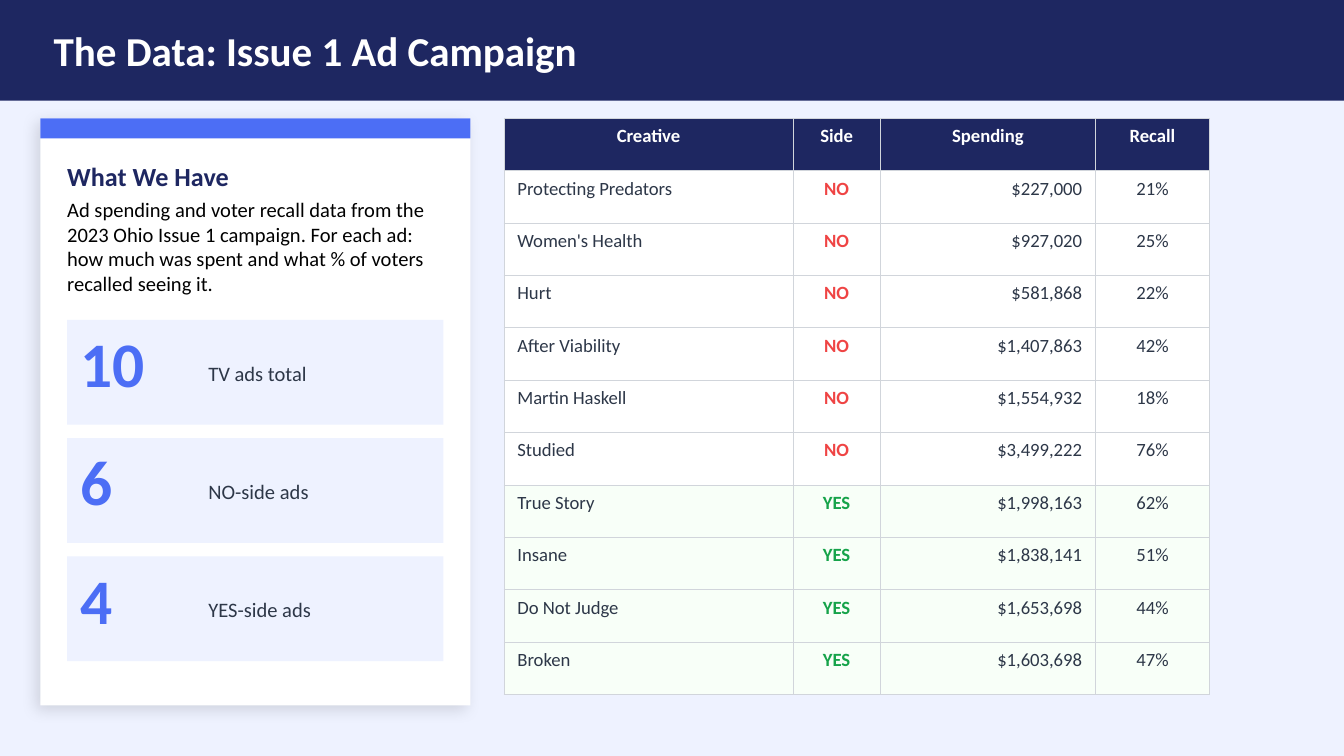
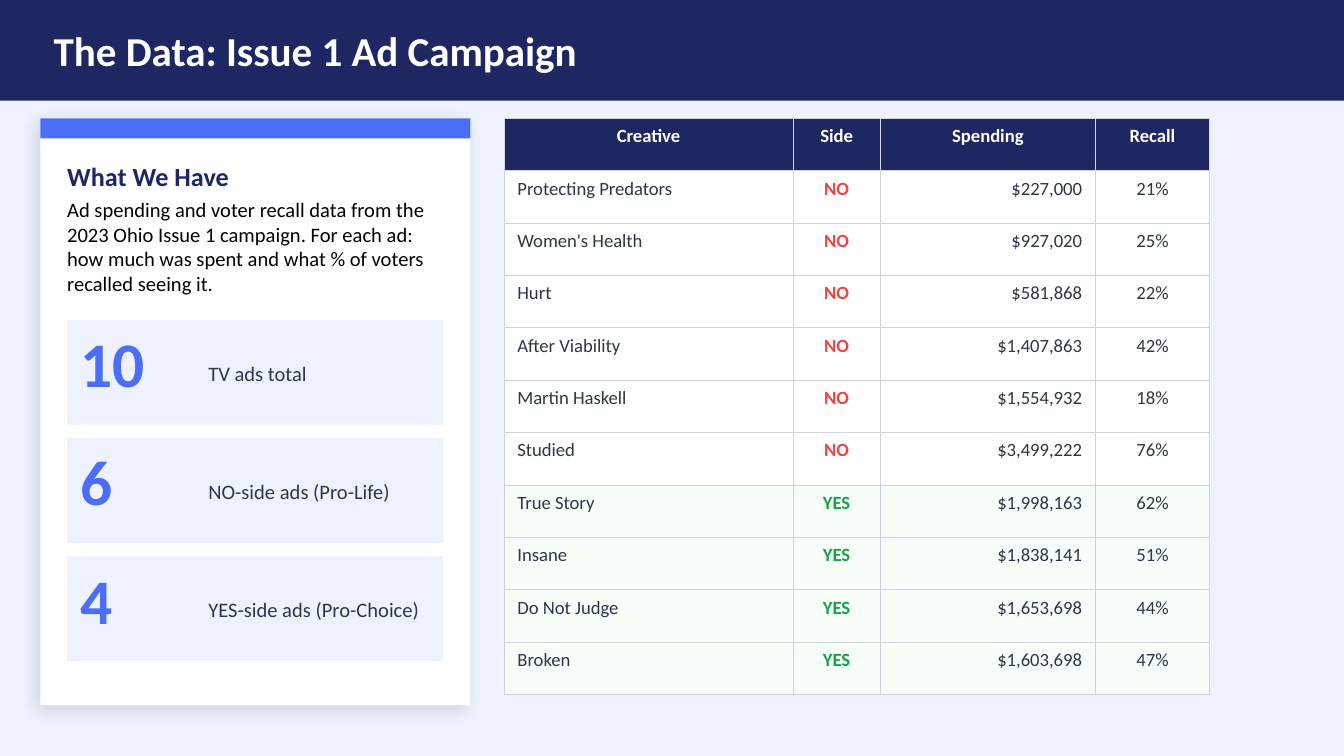
Before and after one commit to cballard18/campaign-stats-modeling-intro, a slide deck: slide 4 of Predictive_Modeling_Lunch_Learn.pptx. Drawn at 1344x756 pixels with LibreOffice and Linux fonts; fonts in the diff are those of the drawing. Boxes give left, top, right and bottom in pixels: in the first picture for what was removed or moved away, otherwise in the second. Text is boxed around its words. In the diff, an @@ line names an element or a change of style, - is before the commit and + after.

```diff
--- a/Predictive_Modeling_Lunch_Learn.pptx
+++ b/Predictive_Modeling_Lunch_Learn.pptx
@@ text at (208,484,389,502): text changed @@
-NO-side ads
+NO-side ads (Pro-Life)
@@ text at (208,602,419,620): text changed @@
-YES-side ads
+YES-side ads (Pro-Choice)
```
Also in this commit, not shown: 13 other slides changed.
